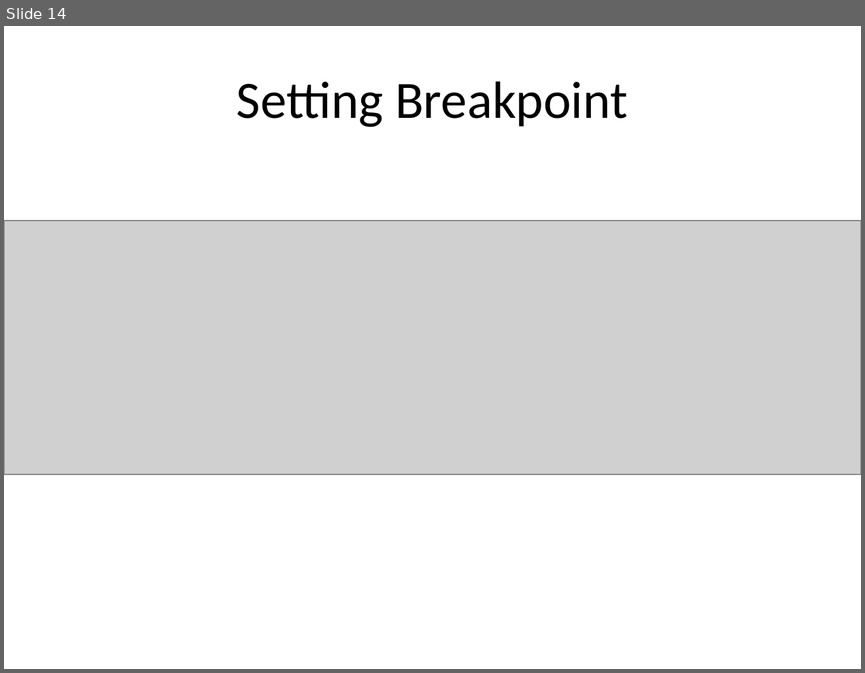
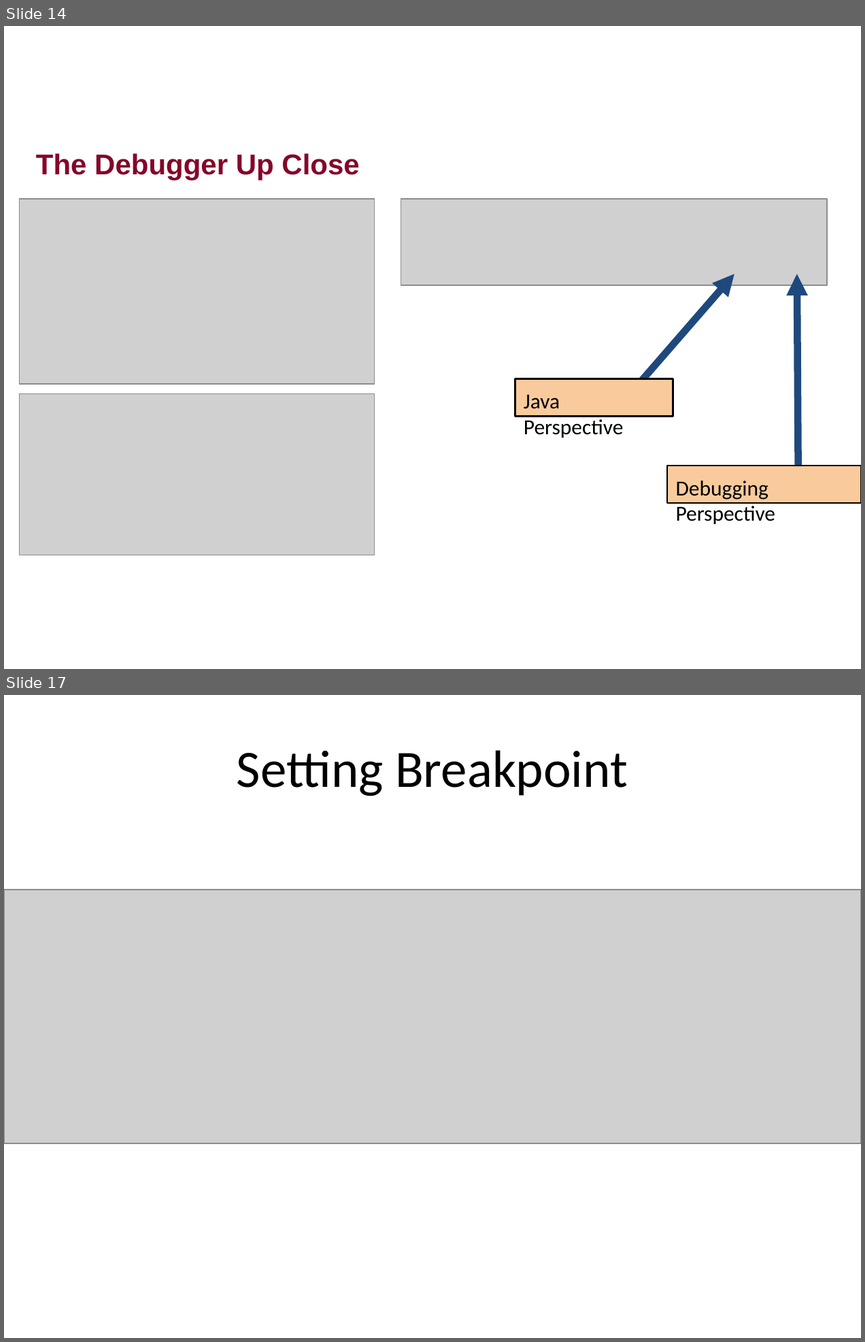
Before and after one commit to RHIT-CSSE/csse220, a slide deck: ClassMaterials/ObjectIntroAndMisc/Slides/ObjectIntroAndMisc.pptx. Shown one above the other, each under a label of ours: slide 14 before the commit, slides 14 and 17 after it; the slides between them are not shown. The pictures are 865x673 and 865x1342 pixels, drawn with LibreOffice and Linux fonts; fonts in the diff are those of the drawing; grey boxes stand for pictures. Boxes give left, top, right and bottom in pixels: in the first picture for what was removed or moved away, otherwise in the second. Text is boxed around its words. In the diff, an @@ line names an element or a change of style, - is before the commit and + after.

Commit message:
modifying debugging and studentgradebook slides

```diff
--- a/ClassMaterials/ObjectIntroAndMisc/Slides/ObjectIntroAndMisc.pptx
+++ b/ClassMaterials/ObjectIntroAndMisc/Slides/ObjectIntroAndMisc.pptx
@@ slide 14 added at (4, 26, 861, 669), background #FFFFFF @@
@@ title added at (36, 153, 359, 180), 24 pt, text #840629, bold @@
+The Debugger Up Close
@@ picture added at (20, 199, 374, 384) @@
@@ picture added at (400, 199, 827, 286) @@
@@ arrow added from (638, 385) to (734, 274), #1F497D 6 pt @@
@@ arrow added from (798, 465) to (797, 274), #1F497D 6 pt @@
@@ rectangle added at (515, 379, 672, 417), fill #F9CB9C, outline #000000 1.5 pt, 18 pt, text #000000 @@
+Java Perspective
@@ picture added at (20, 394, 374, 554) @@
@@ rectangle added at (667, 465, 861, 503), fill #F9CB9C, outline #000000 1.5 pt, 18 pt, text #000000 @@
+Debugging Perspective
@@ what was slide 14 is now slide 17 @@
```
Also in this commit, not shown: 2 slides changed, 2 other slides added, 1 slide removed.
